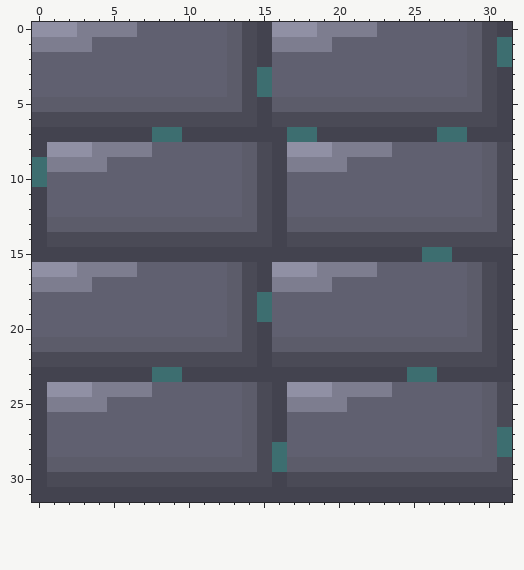
Pixel-art sprite, stored at data/Tiles.png. That is the earlier state.
Rulers count pixels.
New version:
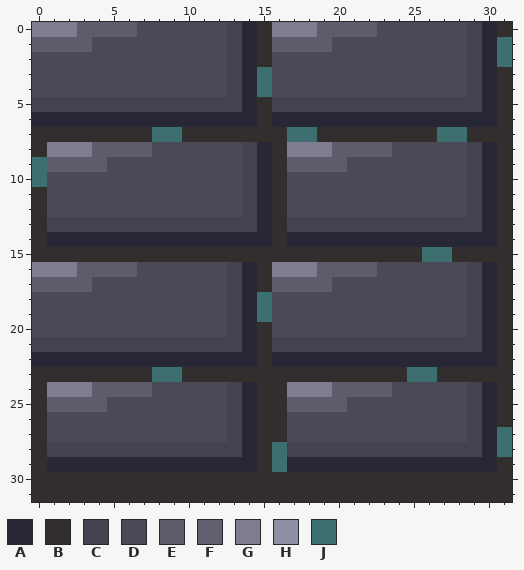
Palette (. is transparent): A #272736  B #322e2e  C #43434f  D #4a4a56  E #5c5c6a  F #606070  G #7d7d8f  H #9090a4  J #3d6e70
The commit says: заменил спрайт Марио на Кота-воина. Поменял спрайт tile
Change:
file 32x32 -> 128x128 pixels (blocks of 1x1 -> 4x4; one block is one cell here)
Changed rows in their new state; - is an unchanged pixel.
first column x 0:
 0 GGGEEEEDDDDDDCABGGGEEEEDDDDDDCAB
 1 EEEEDDDDDDDDDCABEEEEDDDDDDDDDCA-
 2 DDDDDDDDDDDDDCABDDDDDDDDDDDDDCA-
 3 DDDDDDDDDDDDDCA-DDDDDDDDDDDDDCAB
 4 DDDDDDDDDDDDDCA-DDDDDDDDDDDDDCAB
 5 CCCCCCCCCCCCCCABCCCCCCCCCCCCCCAB
 6 AAAAAAAAAAAAAAABAAAAAAAAAAAAAAAB
 7 BBBBBBBB--BBBBBBB--BBBBBBBB--BBB
 8 BGGGEEEEDDDDDDCABGGGEEEEDDDDDCAB
 9 -EEEEDDDDDDDDDCABEEEEDDDDDDDDCAB
10 -DDDDDDDDDDDDDCABDDDDDDDDDDDDCAB
11 BDDDDDDDDDDDDDCABDDDDDDDDDDDDCAB
12 BDDDDDDDDDDDDDCABDDDDDDDDDDDDCAB
13 BCCCCCCCCCCCCCCABCCCCCCCCCCCCCAB
14 BAAAAAAAAAAAAAAABAAAAAAAAAAAAAAB
15 BBBBBBBBBBBBBBBBBBBBBBBBBB--BBBB
16 GGGEEEEDDDDDDCABGGGEEEEDDDDDDCAB
17 EEEEDDDDDDDDDCABEEEEDDDDDDDDDCAB
18 DDDDDDDDDDDDDCA-DDDDDDDDDDDDDCAB
19 DDDDDDDDDDDDDCA-DDDDDDDDDDDDDCAB
20 DDDDDDDDDDDDDCABDDDDDDDDDDDDDCAB
21 CCCCCCCCCCCCCCABCCCCCCCCCCCCCCAB
22 AAAAAAAAAAAAAAABAAAAAAAAAAAAAAAB
23 BBBBBBBB--BBBBBBBBBBBBBBB--BBBBB
24 BGGGEEEEDDDDDCABBGGGEEEEDDDDDCAB
25 BEEEEDDDDDDDDCABBEEEEDDDDDDDDCAB
26 BDDDDDDDDDDDDCABBDDDDDDDDDDDDCAB
27 BDDDDDDDDDDDDCABBDDDDDDDDDDDDCA-
28 BCCCCCCCCCCCCCAB-CCCCCCCCCCCCCA-
29 BAAAAAAAAAAAAAAB-AAAAAAAAAAAAAAB
30 BBBBBBBBBBBBBBBBBBBBBBBBBBBBBBBB
31 BBBBBBBBBBBBBBBBBBBBBBBBBBBBBBBB
